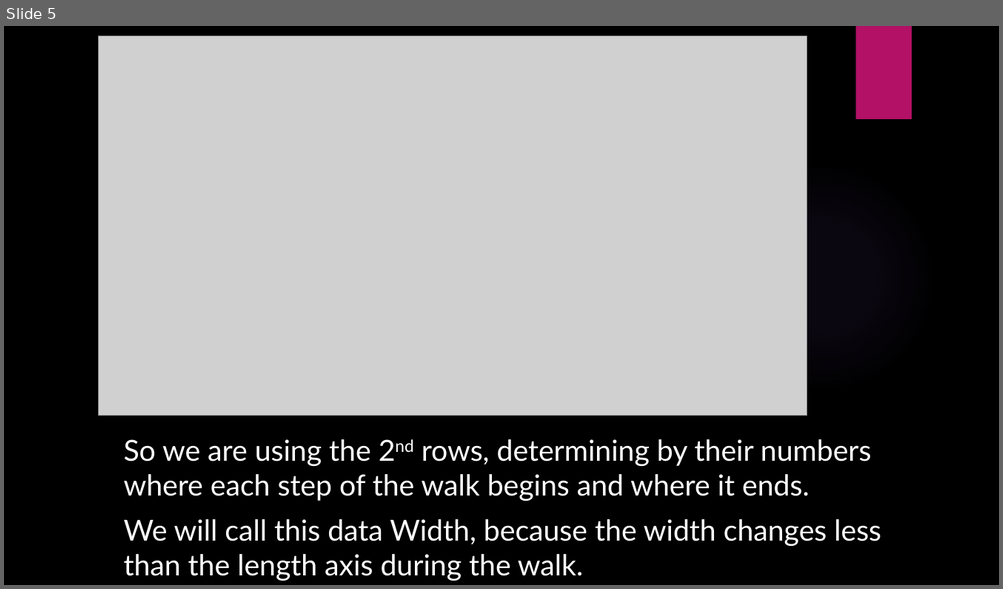
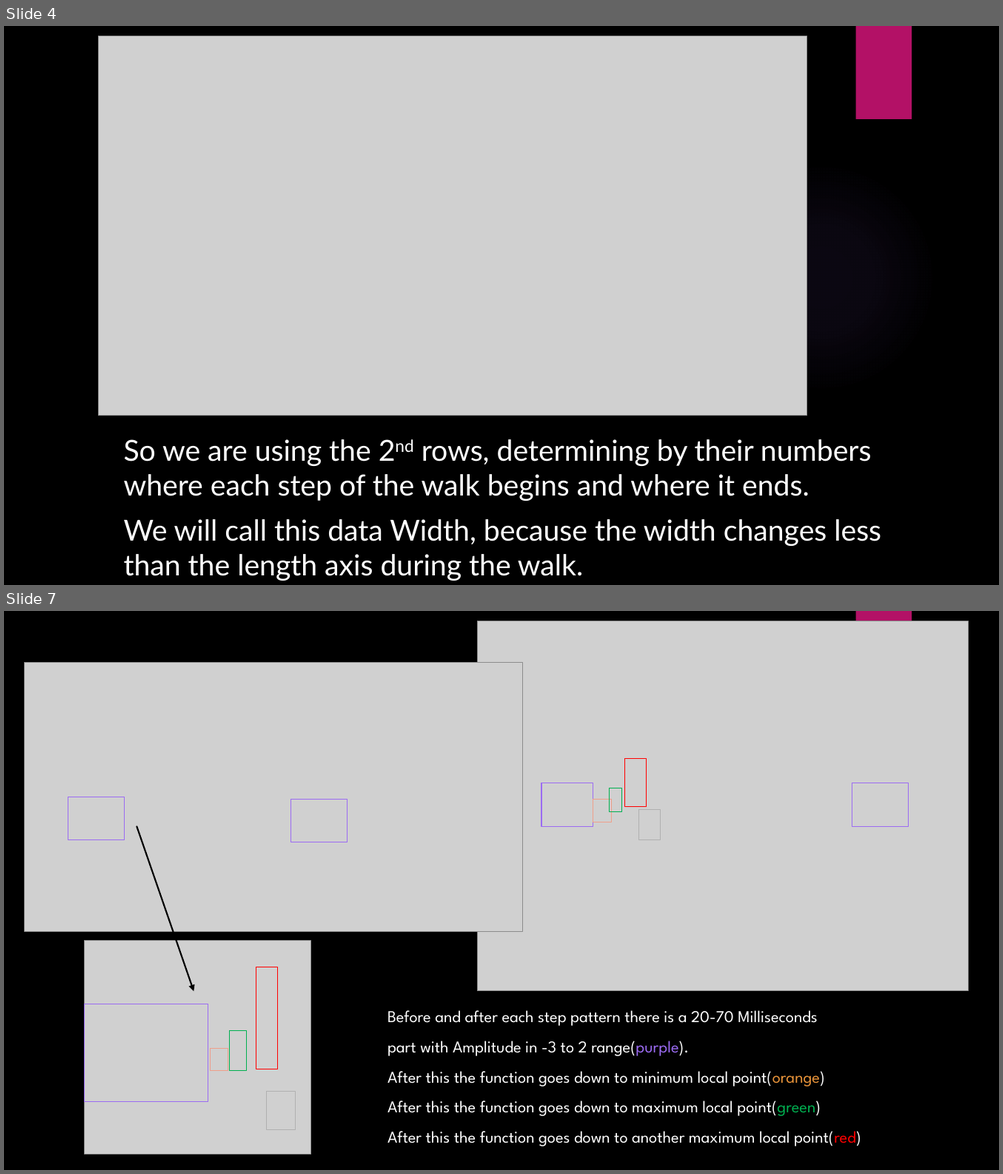
Before and after one commit to Omri110/Gyroscope-step-modeling--Matlab, a slide deck: Project_Presentation.pptx. Shown one above the other, each under a label of ours: slide 5 before the commit, slides 4 and 7 after it; the slides between them are not shown. The pictures are 1003x589 and 1003x1174 pixels, drawn with LibreOffice and Linux fonts; fonts in the diff are those of the drawing; grey boxes stand for pictures; background and template pictures are left out. Boxes give left, top, right and bottom in pixels: in the first picture for what was removed or moved away, otherwise in the second. Text is boxed around its words. In the diff, an @@ line names an element or a change of style, - is before the commit and + after.

```diff
--- a/Project_Presentation.pptx
+++ b/Project_Presentation.pptx
@@ slide 7 added at <box>4,611,999,1170</box>, background picture (left out); not listed: 1 template element that a slide beside it also shows @@
@@ picture added at <box>477,621,968,991</box> @@
@@ picture added at <box>25,663,523,932</box> @@
@@ rectangle added at <box>625,759,646,806</box>, outline #FF0000 0.75 pt @@
@@ rectangle added at <box>541,783,593,826</box>, outline #9B6BF2 0.75 pt @@
@@ rectangle added at <box>609,788,622,812</box>, outline #00B050 0.75 pt @@
@@ rectangle added at <box>852,783,908,826</box>, outline #9B6BF2 0.75 pt @@
@@ rectangle added at <box>68,797,124,840</box>, outline #9B6BF2 0.75 pt @@
@@ rectangle added at <box>290,799,347,843</box>, outline #9B6BF2 0.75 pt @@
@@ rectangle added at <box>593,799,612,823</box>, outline #EF9F8A 0.75 pt @@
@@ rectangle added at <box>638,809,660,841</box>, outline #B0B0B0 0.75 pt @@
@@ arrow added from (136, 826) to (193, 991), #000000 1.5 pt @@
@@ picture added at <box>85,941,310,1154</box> @@
@@ rectangle added at <box>256,968,277,1070</box>, outline #FF0000 0.75 pt @@
@@ rectangle added at <box>85,1005,208,1102</box>, outline #9B6BF2 0.75 pt @@
@@ rectangle added at <box>229,1031,247,1071</box>, outline #00B050 0.75 pt @@
@@ text added at <box>387,1011,861,1147</box>, 16 pt, text #FFFFFF @@
+Before and after each step pattern there is a 20-70 Milliseconds
+part with Amplitude in -3 to 2 range(purple).
+After this the function goes down to minimum local point(orange)
+After this the function goes down to maximum local point(green)
+After this the function goes down to another maximum local point(red)
@@ rectangle added at <box>210,1048,227,1071</box>, outline #EF9F8A 0.75 pt @@
@@ rectangle added at <box>267,1092,296,1131</box>, outline #B0B0B0 0.75 pt @@
@@ what was slide 5 is now slide 4 @@
```
Also in this commit, not shown: 4 slides changed, 5 other slides added, 3 slides removed, 25 other files.
